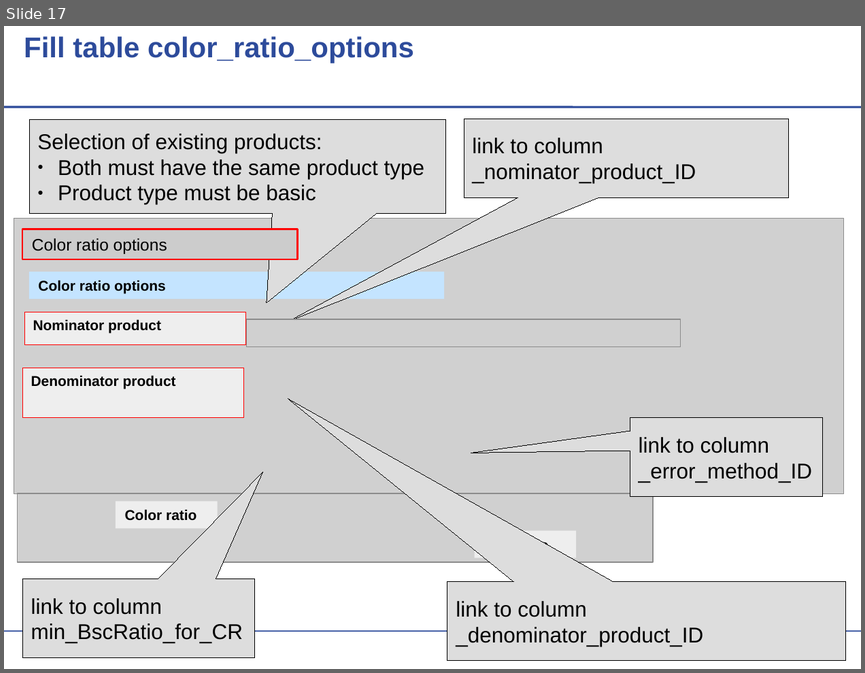
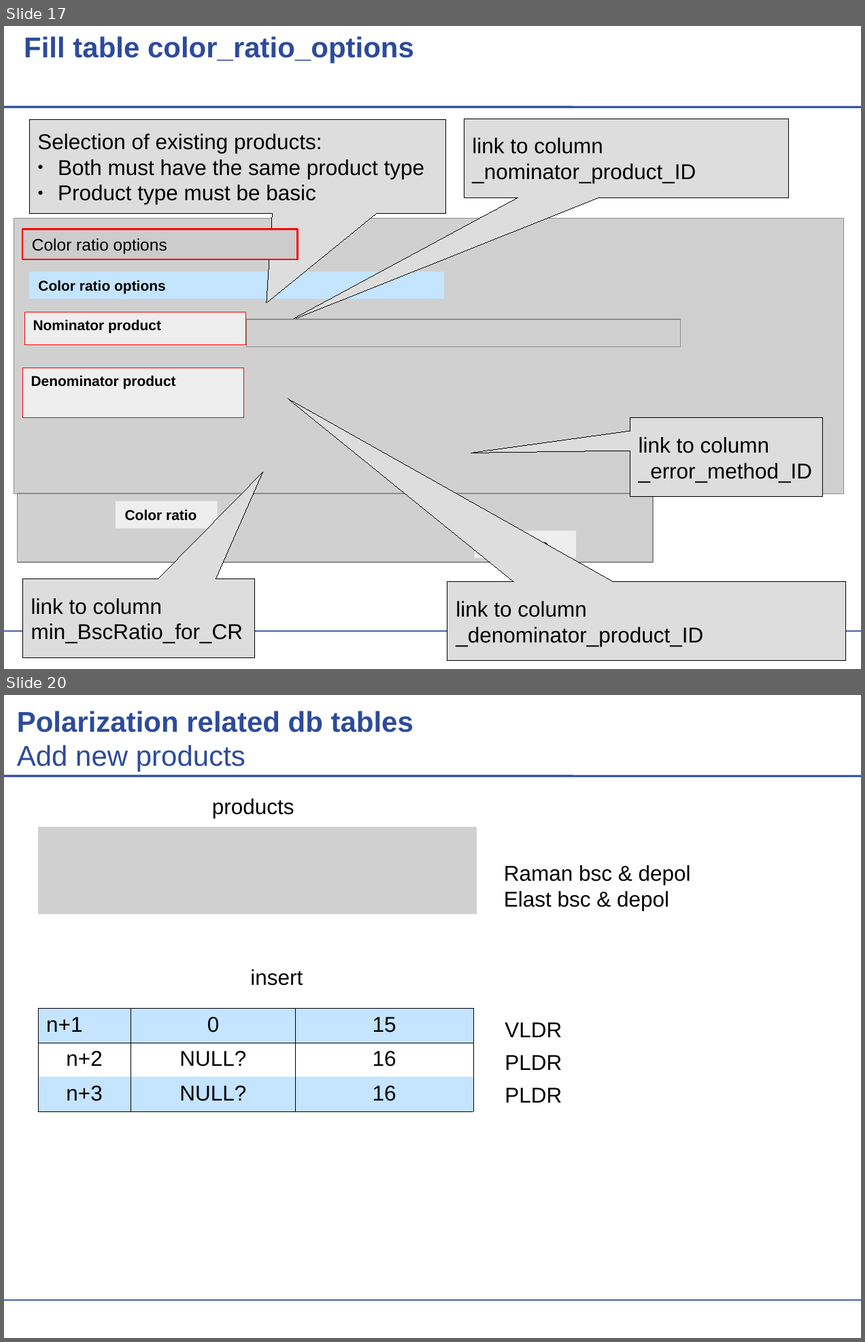
Before and after one commit to actris-scc/ELDAmwl, a slide deck: SCCinterface_for_ELDAmwl.odp. Shown one above the other, each under a label of ours: slide 17 before the commit, slides 17 and 20 after it; the slides between them are not shown. The pictures are 865x673 and 865x1342 pixels, drawn with LibreOffice and Linux fonts; fonts in the diff are those of the drawing; grey boxes stand for pictures; background and template pictures are left out. Boxes give left, top, right and bottom in pixels: in the first picture for what was removed or moved away, otherwise in the second. Text is boxed around its words. In the diff, an @@ line names an element or a change of style, - is before the commit and + after.

Commit message:
finish description of new views in SCC interface for ELDAmwl and updated script for database modifications (alter / create polarization related tables and fill with example data)

```diff
--- a/SCCinterface_for_ELDAmwl.odp
+++ b/SCCinterface_for_ELDAmwl.odp
@@ slide 20 added at [4, 695, 861, 1338], background #FFFFFF; not listed: 2 template elements that a slide beside it also shows @@
@@ text added at [17, 711, 413, 818], 24 pt, text #2D4B9B, bold @@
+Polarization related db tables
+Add new products
@@ picture added at [38, 827, 477, 915], 18 pt, text #000000 @@
+products
@@ text added at [504, 865, 691, 911], 18 pt, text #000000 @@
+Raman bsc & depol
+Elast bsc & depol
@@ text added at [250, 969, 303, 985], 18 pt, text #000000 @@
+insert
@@ table added at [38, 1008, 473, 1111], 3 rows, 3 columns @@
+n+1 | 0 | 15
+n+2 | NULL? | 16
+n+3 | NULL? | 16
@@ text added at [504, 1022, 562, 1102], 18 pt, text #000000 @@
+VLDR
+PLDR
+PLDR
```
Also in this commit, not shown: 4 slides changed, 2 other slides added, 1 other file.
